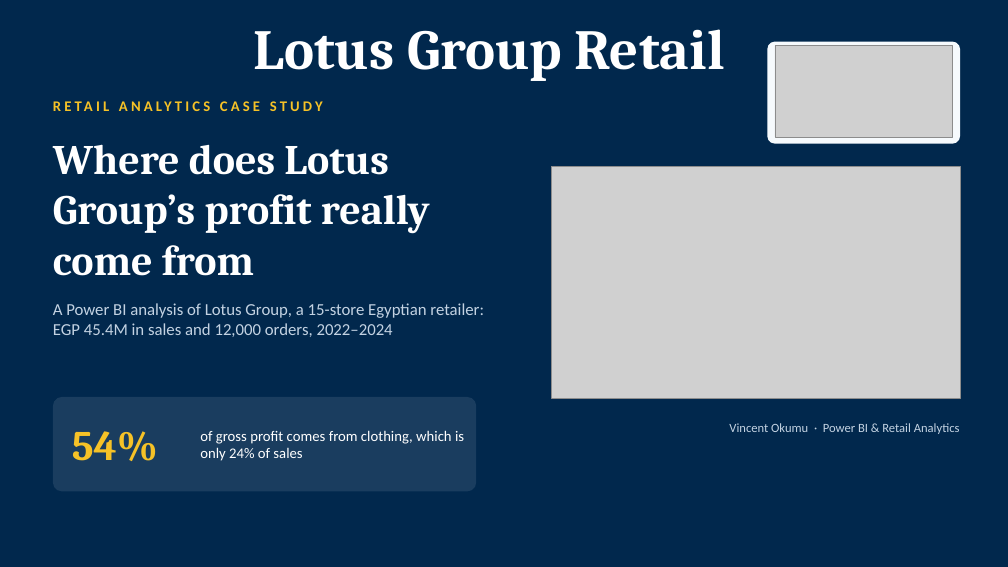
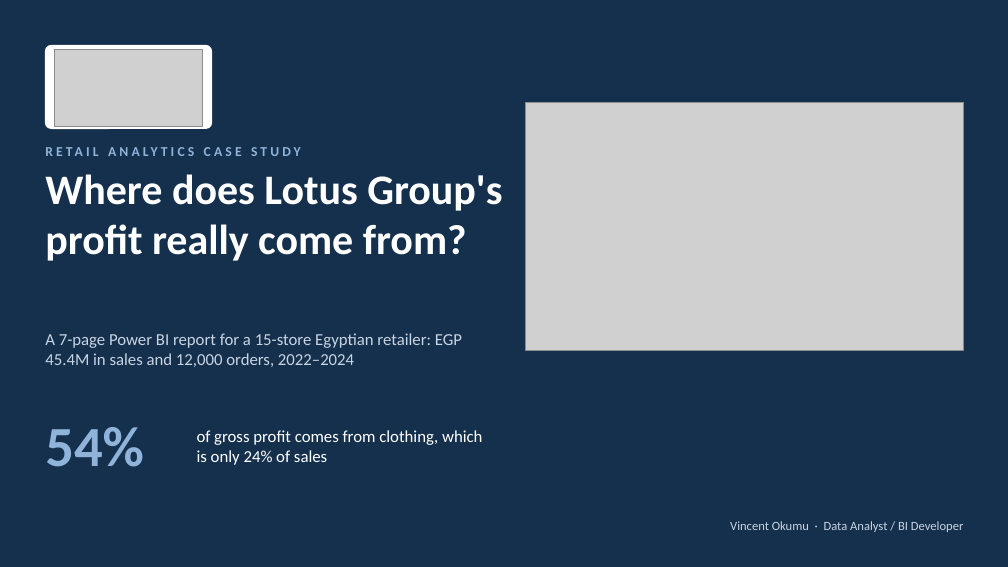
Before and after one commit to Vin-Okumu/lotus-group-retail-analytics, a slide deck: slide 1 of 04_report/Lotus_Group_Retail_Analytics.pptx. Drawn at 1008x567 pixels with LibreOffice and Linux fonts; fonts in the diff are those of the drawing; grey boxes stand for pictures. Boxes give left, top, right and bottom in pixels: in the first picture for what was removed or moved away, otherwise in the second. Text is boxed around its words. In the diff, an @@ line names an element or a change of style, - is before the commit and + after.

```diff
--- a/04_report/Lotus_Group_Retail_Analytics.pptx
+++ b/04_report/Lotus_Group_Retail_Analytics.pptx
@@ background #01284D to #14304D @@
@@ title removed at box(253, 29, 725, 81) @@
-Lotus Group Retail
@@ rounded rectangle added at box(45, 45, 212, 129), fill #FFFFFF, outline #FFFFFF 1 pt @@
@@ picture: place and size @@
-picture at box(775, 45, 953, 137)
+picture at box(54, 50, 203, 126)
@@ rounded rectangle removed at box(768, 42, 960, 144) @@
@@ picture: place and size @@
-picture at box(552, 166, 960, 399)
+picture at box(526, 102, 964, 351)
@@ text "RETAIL ANALYTICS CASE STUDY": place and size @@
-text "RETAIL ANALYTICS CASE STUDY" at box(53, 91, 507, 121)
+text "RETAIL ANALYTICS CASE STUDY" at box(45, 132, 499, 159)
@@ text "RETAIL ANALYTICS CASE STUDY" at box(45, 132, 499, 159): size 14 to 13 pt, text colour #F6C227 to #8FB3D9; vertical alignment middle to bottom @@
@@ title at box(45, 174, 502, 261): text changed; font Cambria to Calibri @@
-Where does Lotus Group’s profit really come from
+Where does Lotus Group's profit really come from?
@@ text at box(45, 333, 462, 367): text changed; text colour #C3D2E2 to #C9D4E2 @@
-A Power BI analysis of Lotus Group, a 15-store Egyptian retailer: EGP 45.4M in sales and 12,000 orders, 2022–2024
+A 7-page Power BI report for a 15-store Egyptian retailer: EGP 45.4M in sales and 12,000 orders, 2022–2024
@@ text "54%": place and size @@
-text "54%" at box(72, 431, 158, 461)
+text "54%" at box(45, 427, 144, 467)
@@ text "54%" at box(45, 427, 144, 467): size 40 to 54 pt, font Cambria to Calibri, text colour #F6C227 to #8FB3D9 @@
@@ rounded rectangle removed at box(53, 397, 476, 492) @@
@@ text "of gross profit comes from ..." at box(197, 430, 482, 465): size 14 to 16 pt @@
@@ text "Vincent Okumu · Data Analyst ..." at box(730, 521, 964, 532): vertical alignment middle to top @@
@@ text at box(730, 521, 964, 532): text changed; text colour #C3D2E2 to #C9D4E2 @@
-Vincent Okumu · Power BI & Retail Analytics
+Vincent Okumu · Data Analyst / BI Developer
```
Also in this commit, not shown: 2 other slides changed, 8 slides added, 3 slides removed, 4 other files.
